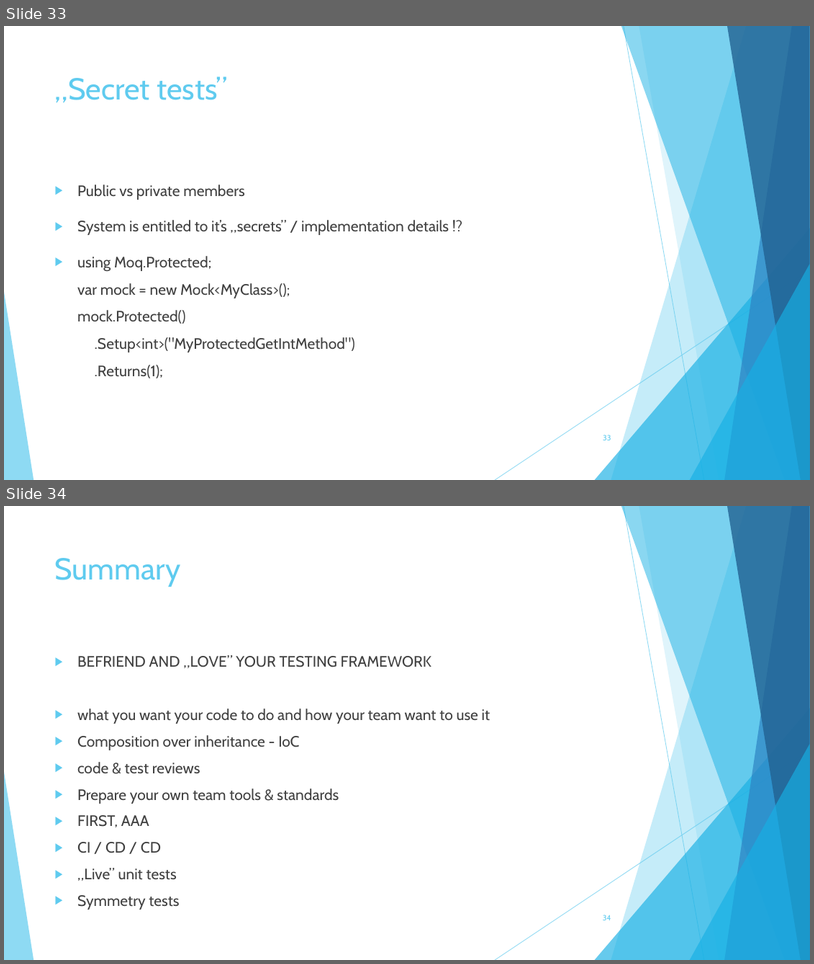
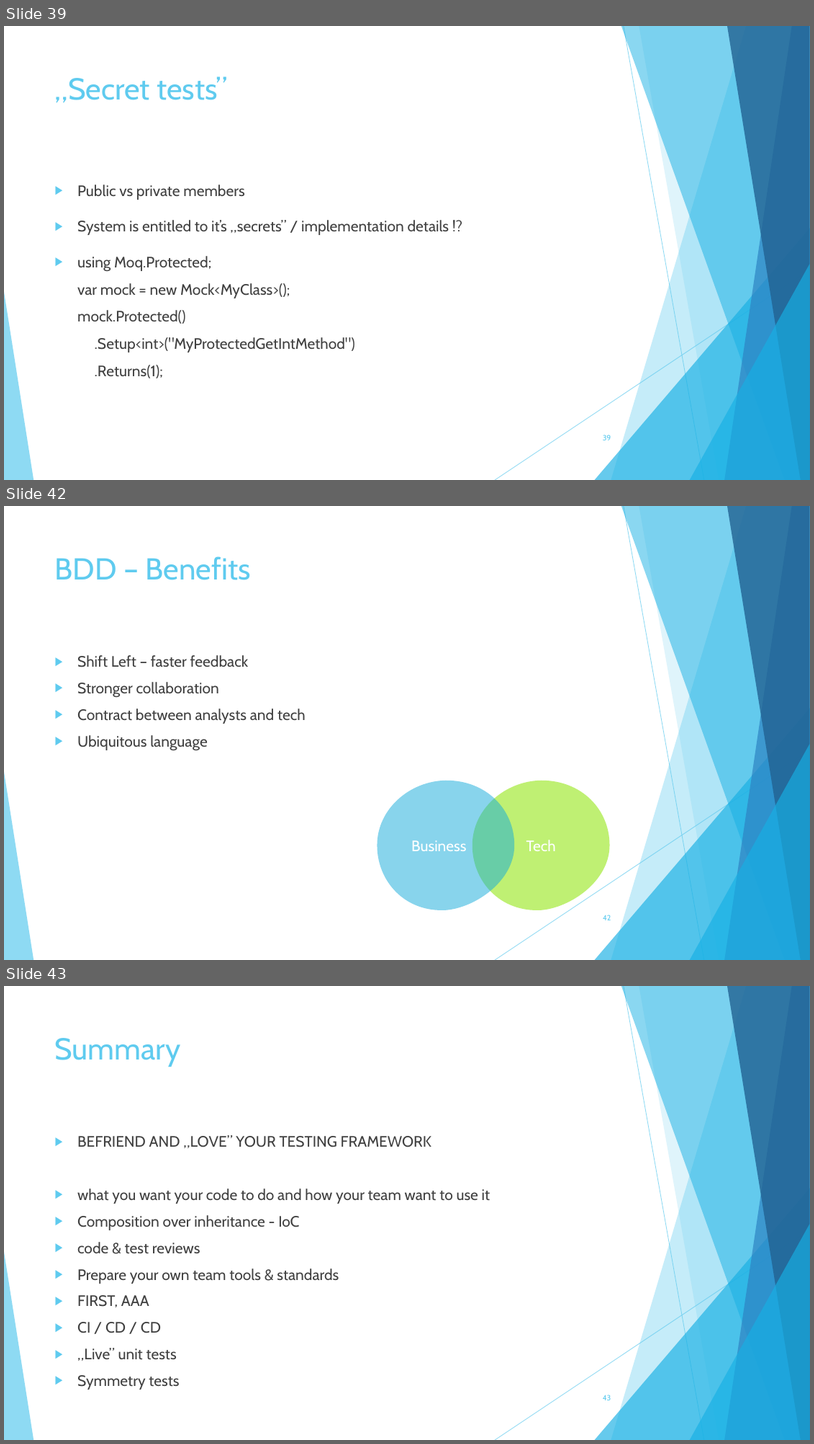
Before and after one commit to szubartm/TddAndBdd.Materials, a slide deck: TDD/Testing in TDD spirit.pptx. Shown one above the other, each under a label of ours: slides 33 and 34 before the commit, slides 39, 42 and 43 after it; the slides between them are not shown. The pictures are 814x964 and 814x1444 pixels, drawn with LibreOffice and Linux fonts; fonts in the diff are those of the drawing. Boxes give left, top, right and bottom in pixels: in the first picture for what was removed or moved away, otherwise in the second. Text is boxed around its words. In the diff, an @@ line names an element or a change of style, - is before the commit and + after.

```diff
--- a/TDD/Testing in TDD spirit.pptx
+++ b/TDD/Testing in TDD spirit.pptx
@@ slide 42 added at (4,506,810,960), background #FFFFFF; not listed: 10 template elements that a slide beside it also shows @@
@@ title added at (55,556,251,580), 36 pt, text #5FCBEF @@
+BDD – Benefits
@@ text added at (77,655,306,751), 18 pt, text #404040 @@
+▶ Shift Left – faster feedback
+▶ Stronger collaboration
+▶ Contract between analysts and tech
+▶ Ubiquitous language
@@ freeform shape added at (377,780,514,910), fill #12ABDB at 50% opacity, 18 pt, text #FFFFFF @@
+Business
@@ freeform shape added at (473,780,610,910), fill #95E616 at 60% opacity, 18 pt, text #FFFFFF @@
+Tech
@@ page number added at (603,914,611,920), 9 pt, text #5FCBEF @@
+42
@@ what was slide 33 is now slide 39 @@
@@ page number at (603,434,612,440): text changed @@
-33
+39
@@ what was slide 34 is now slide 43 @@
@@ page number at (603,1394,612,1400): text changed @@
-34
+43
```
Also in this commit, not shown: 5 slides changed, 8 other slides added.
